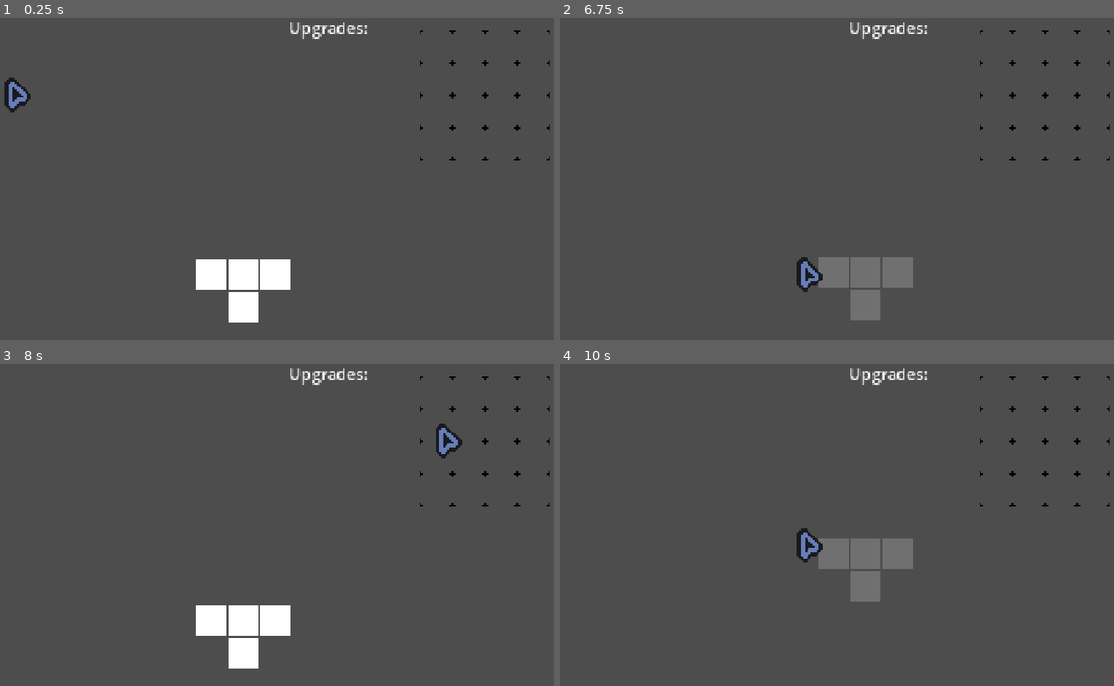
Above: before the commit, frames 1-4 (two rows, left to right).
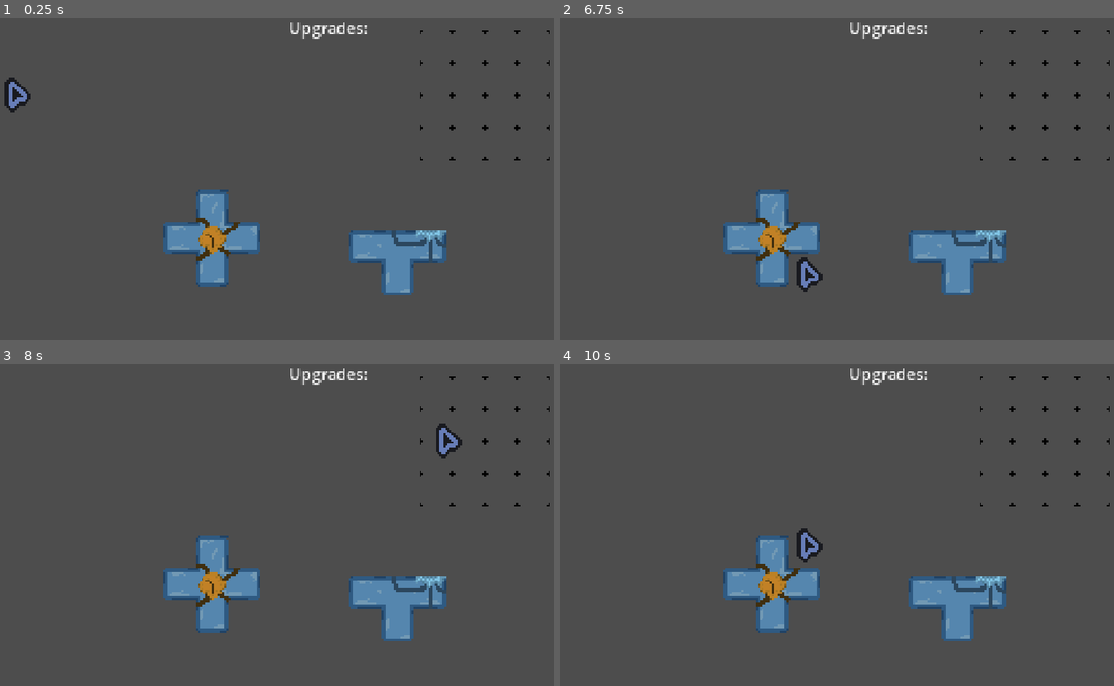
Above: after the commit, the same moments.

Repository: ozzyDev27/Daydream
Game: Godot game, scene res://Scenes/upgrades.tscn
Same seed, same stepped clock (60 frames per second), same inputs: the game is played once before the commit and once after it. This scene is started directly instead of the project's main scene.
Inputs:
- Up to frame 1 (0.25 s): no input
- Up to frame 2 (6.75 s): tap Enter at 0.5 s; hold D (dirRight) 0.53-1.28 s; tap L (Action0) every 0.75 s from 0.6 to 6.6 s; tap Space (Jump) at 0.77, 1.52, 3.02, 3.77, 4.52, 6.02 s; hold S (dirDown) 1.28-2.03 s; hold D (dirRight) 2.03-2.78 s; hold W (dirUp) 2.78-3.53 s; hold A (dirLeft) 3.53-5.03 s; hold S (dirDown) 5.03-5.78 s; hold D (dirRight) 5.78-6.53 s; hold W (dirUp) from 6.53 s (still down)
- Up to frame 3 (8 s): tap Space (Jump) at 6.77, 7.52 s; release W (dirUp) at 7.28 s; hold D (dirRight) from 7.28 s (still down); tap L (Action0) at 7.35 s
- Up to frame 4 (10 s): release D (dirRight) at 8.03 s; hold S (dirDown) 8.03-8.78 s; tap L (Action0) at 8.1, 8.85, 9.6 s; hold A (dirLeft) 8.78-9.53 s; tap Space (Jump) at 9.02, 9.77 s; hold W (dirUp) from 9.53 s (still down)

The runs differ from the first frame. In frame 1, 6.9% of the frame differs, in the area x 29-81%, y 53-95%; in frame 2, 7.3%; in frame 3, 6.9%; in frame 4, 7.3%, in the area x 29-81%, y 53-87%.

Commit message:
more work on upgrades

Diff:
--- /dev/null
+++ b/Scenes/Upgrade Shapes/plus.tscn
@@ -0,0 +1,16 @@
+[gd_scene load_steps=2 format=3 uid="uid://f0gcsh0qutax"]
+
+[ext_resource type="PackedScene" uid="uid://dp5crv8frroyw" path="res://Scenes/upgrade.tscn" id="1_m2c5s"]
+
+[node name="Upgrade" instance=ExtResource("1_m2c5s")]
+
+[node name="Base" parent="." index="0"]
+position = Vector2(0, 0)
+region_rect = Rect2(0, 64, 48, 48)
+
+[node name="Highlight" parent="Base" index="0"]
+region_rect = Rect2(0, 64, 48, 48)
+
+[node name="CollisionPolygon2D" parent="." index="1"]
+position = Vector2(-14.141414, -15.151515)
+polygon = PackedVector2Array(-32, 0, 0, 0, 0, -32, 32, -32, 32, 0, 64, 0, 64, 32, 32, 32, 32, 64, 0, 64, 0, 32, -32, 32)
--- /dev/null
+++ b/Scenes/Upgrade Shapes/t.tscn
@@ -0,0 +1,9 @@
+[gd_scene load_steps=2 format=3 uid="uid://c82ni1dq5f4ys"]
+
+[ext_resource type="PackedScene" uid="uid://dp5crv8frroyw" path="res://Scenes/upgrade.tscn" id="1_h565e"]
+
+[node name="Upgrade" instance=ExtResource("1_h565e")]
+
+[node name="CollisionPolygon2D" parent="." index="1"]
+position = Vector2(2, 0)
+polygon = PackedVector2Array(-16, -16, 80, -16, 80, 16, 48, 16, 48, 48, 16, 48, 16, 16, -16, 16)
--- a/Scenes/grid_snap_picker.gd
+++ b/Scenes/grid_snap_picker.gd
@@ -1,7 +1,8 @@
 extends Area2D
 
 var grabber: Node2D = null
-@export var snap = Vector2(5, 5)
+var snap = Vector2(32, 32)
+@export var highlight_color: Color
 var valid = true
 var original_position = null
 
@@ -9,13 +10,17 @@
 
 func _ready():
 	original_position = global_position
+	$Base/Highlight.self_modulate = highlight_color
+
 
 func _process(delta):
 	if grabber:
 		global_position = grabber.global_position.snapped(snap)
 		if get_overlapping_areas():
 			valid = false
-	if valid:
+		if valid:
+			modulate = Color(Color.WHITE, 0.8)
+		else:
+			modulate = Color(Color.WHITE, 0.2)
+	else:
 		modulate = Color.WHITE
-	else:
-		modulate = Color(Color.WHITE, 0.2)
--- a/Scenes/upgrade.tscn
+++ b/Scenes/upgrade.tscn
@@ -1,62 +1,28 @@
-[gd_scene load_steps=5 format=3 uid="uid://dp5crv8frroyw"]
+[gd_scene load_steps=4 format=3 uid="uid://dp5crv8frroyw"]
 
 [ext_resource type="Script" uid="uid://cb4xx8u1ssw8c" path="res://Scenes/grid_snap_picker.gd" id="1_47it6"]
-
-[sub_resource type="RectangleShape2D" id="RectangleShape2D_ua6wq"]
-size = Vector2(30, 30)
-
-[sub_resource type="Gradient" id="Gradient_ua6wq"]
-offsets = PackedFloat32Array(0.0015772871, 0.37223974, 0.873817)
-colors = PackedColorArray(1, 1, 1, 1, 1, 1, 1, 1, 1, 1, 1, 1)
-
-[sub_resource type="GradientTexture2D" id="GradientTexture2D_hhb4j"]
-gradient = SubResource("Gradient_ua6wq")
-width = 30
-height = 30
-repeat = 1
+[ext_resource type="Texture2D" uid="uid://uw4x8m68k4im" path="res://Sprites/base block.png" id="2_o0s84"]
+[ext_resource type="Texture2D" uid="uid://c51mrayytg4rl" path="res://Sprites/silver.png" id="3_d2ffm"]
 
 [node name="Upgrade" type="Area2D"]
 collision_layer = 17
 collision_mask = 16
 script = ExtResource("1_47it6")
-snap = Vector2(32, 32)
 
-[node name="CollisionShape2D" type="CollisionShape2D" parent="."]
-position = Vector2(-0.99999994, -0.99999994)
-scale = Vector2(0.9999983, 0.9999983)
-shape = SubResource("RectangleShape2D_ua6wq")
+[node name="Base" type="Sprite2D" parent="."]
+position = Vector2(31.000002, 16)
+scale = Vector2(2, 2)
+texture = ExtResource("2_o0s84")
+flip_v = true
+region_enabled = true
+region_rect = Rect2(80, 0, 48, 32)
 
-[node name="Sprite2D" type="Sprite2D" parent="CollisionShape2D"]
-position = Vector2(1.5258789e-05, -7.629407e-06)
-scale = Vector2(1.0000008, 1.0000008)
-texture = SubResource("GradientTexture2D_hhb4j")
+[node name="Highlight" type="Sprite2D" parent="Base"]
+self_modulate = Color(0.398409, 1.2555383, 0.6555478, 1)
+texture = ExtResource("3_d2ffm")
+flip_v = true
+region_enabled = true
+region_rect = Rect2(80, 0, 48, 32)
 
-[node name="CollisionShape2D3" type="CollisionShape2D" parent="."]
-position = Vector2(63.000015, -1)
-scale = Vector2(0.9999931, 0.9999931)
-shape = SubResource("RectangleShape2D_ua6wq")
-
-[node name="Sprite2D" type="Sprite2D" parent="CollisionShape2D3"]
-position = Vector2(1.5258789e-05, -7.629407e-06)
-scale = Vector2(1.0000008, 1.0000008)
-texture = SubResource("GradientTexture2D_hhb4j")
-
-[node name="CollisionShape2D4" type="CollisionShape2D" parent="."]
-position = Vector2(31.000015, 31)
-scale = Vector2(0.9999931, 0.9999931)
-shape = SubResource("RectangleShape2D_ua6wq")
-
-[node name="Sprite2D" type="Sprite2D" parent="CollisionShape2D4"]
-position = Vector2(1.5258789e-05, -7.629407e-06)
-scale = Vector2(1.0000008, 1.0000008)
-texture = SubResource("GradientTexture2D_hhb4j")
-
-[node name="CollisionShape2D2" type="CollisionShape2D" parent="."]
-position = Vector2(31.000015, -1)
-scale = Vector2(0.99999654, 0.99999654)
-shape = SubResource("RectangleShape2D_ua6wq")
-
-[node name="Sprite2D" type="Sprite2D" parent="CollisionShape2D2"]
-position = Vector2(1.5258789e-05, -7.629407e-06)
-scale = Vector2(1.0000008, 1.0000008)
-texture = SubResource("GradientTexture2D_hhb4j")
+[node name="CollisionPolygon2D" type="CollisionPolygon2D" parent="."]
+scale = Vector2(0.9, 0.9)
--- a/Scenes/upgrades.tscn
+++ b/Scenes/upgrades.tscn
@@ -1,12 +1,13 @@
-[gd_scene load_steps=12 format=3 uid="uid://bcruhc4adg2mm"]
+[gd_scene load_steps=13 format=3 uid="uid://bcruhc4adg2mm"]
 
 [ext_resource type="PackedScene" path="res://Scenes/player_mouse.tscn" id="1_l0xsu"]
 [ext_resource type="Script" uid="uid://bb7dwr525ykqm" path="res://player_cursor.gd" id="2_lisd6"]
-[ext_resource type="PackedScene" uid="uid://dp5crv8frroyw" path="res://Scenes/upgrade.tscn" id="3_l0xsu"]
 [ext_resource type="Texture2D" uid="uid://dij802jahnt" path="res://Sprites/programmer art/border.png" id="4_hhb4j"]
 [ext_resource type="Script" uid="uid://caar4xtrujnsu" path="res://Scenes/upgrade_manager.gd" id="4_l0xsu"]
 [ext_resource type="Script" uid="uid://cehb4ng7ors3k" path="res://Scenes/validator.gd" id="6_l0xsu"]
 [ext_resource type="Script" path="res://Scenes/upgradecamera.gd" id="7_rmsmy"]
+[ext_resource type="PackedScene" uid="uid://f0gcsh0qutax" path="res://Scenes/Upgrade Shapes/plus.tscn" id="7_sy0g7"]
+[ext_resource type="PackedScene" uid="uid://c82ni1dq5f4ys" path="res://Scenes/Upgrade Shapes/t.tscn" id="8_copim"]
 
 [sub_resource type="RectangleShape2D" id="RectangleShape2D_sy0g7"]
 size = Vector2(6.5, 7.5)
@@ -39,9 +40,6 @@
 [node name="CollisionShape2D" type="CollisionShape2D" parent="PlayerMouse/Slop2D/Area2D"]
 position = Vector2(-8.25, -3.75)
 shape = SubResource("RectangleShape2D_sy0g7")
-
-[node name="Upgrade" parent="." instance=ExtResource("3_l0xsu")]
-position = Vector2(-62, 98)
 
 [node name="Grid0" type="Node2D" parent="."]
 position = Vector2(160, -96)
@@ -119,19 +117,19 @@
 collision_mask = 0
 
 [node name="CollisionShape2D2" type="CollisionShape2D" parent="Grid0/Blocker"]
-position = Vector2(122, 48)
+position = Vector2(131, 48)
 shape = SubResource("RectangleShape2D_hhb4j")
 
 [node name="CollisionShape2D" type="CollisionShape2D" parent="Grid0/Blocker"]
-position = Vector2(-26, 48)
+position = Vector2(-37, 48)
 shape = SubResource("RectangleShape2D_hhb4j")
 
 [node name="CollisionShape2D4" type="CollisionShape2D" parent="Grid0/Blocker"]
-position = Vector2(49, 120)
+position = Vector2(49, 127)
 shape = SubResource("RectangleShape2D_l0xsu")
 
 [node name="CollisionShape2D3" type="CollisionShape2D" parent="Grid0/Blocker"]
-position = Vector2(48, -24)
+position = Vector2(48, -33)
 shape = SubResource("RectangleShape2D_l0xsu")
 
 [node name="Interior" type="Area2D" parent="Grid0"]
@@ -152,3 +150,13 @@
 [node name="Camera" type="Camera2D" parent="."]
 zoom = Vector2(2, 2)
 script = ExtResource("7_rmsmy")
+
+[node name="Upgrade" parent="." instance=ExtResource("7_sy0g7")]
+position = Vector2(-62, 61)
+highlight_color = Color(0.86, 0.5544133, 0.15480001, 1)
+upgrade_name = "Battery Bullets"
+
+[node name="Upgrade2" parent="." instance=ExtResource("8_copim")]
+position = Vector2(91, 69)
+highlight_color = Color(0.5952, 0.84448, 0.96, 1)
+upgrade_name = "Slash Attack"
Not shown, changed: Sprites/programmer art/.DS_Store
